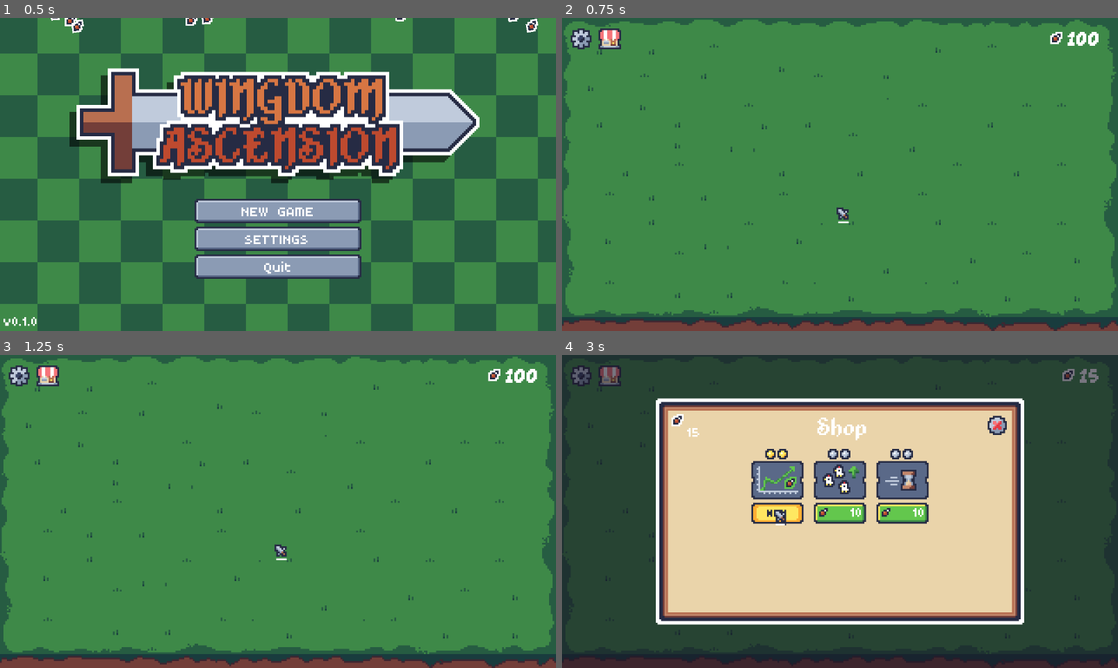
Above: before the commit, frames 1-4 (two rows, left to right).
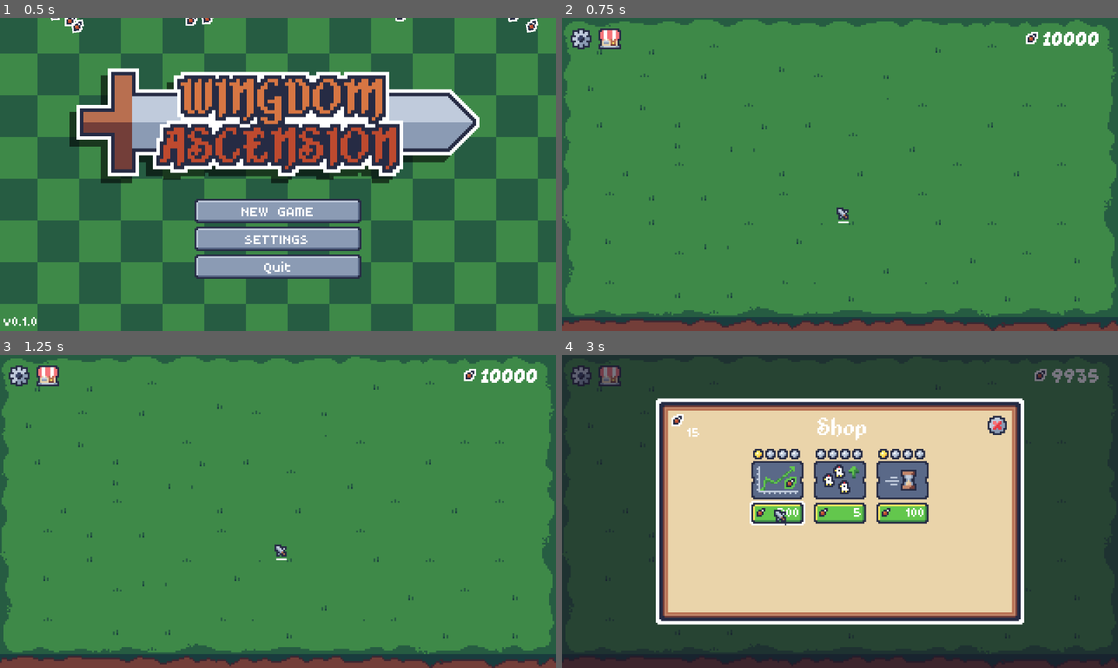
Above: after the commit, the same moments.

Repository: mrbartchak/chicken-incremental-game
Game: Godot game, scene res://ui/menu/main/main_menu.tscn
Same seed, same stepped clock (60 frames per second), same inputs: the game is played once before the commit and once after it. Sound files missing from this copy of the repository are replaced by a short silence.
Inputs (mouse positions are in pixels of both pictures, inside the frame that each line leads up to):
- Up to frame 1 (0.5 s): no input
- Up to frame 2 (0.75 s): click "NEW GAME" at 0.5 s
- Up to frame 3 (1.25 s): no input
- Up to frame 4 (3 s): click (612, 376) at 1.25 s; click "25" at 2 s; click (778, 514) at 2.75 s, where only the run before the commit has a clickable "60"

Frame 1 is identical in both runs. In frame 2, 0.2% of the frame differs, in the area x 83-94%, y 4-9%; in frame 3, 0.2%; in frame 4, 1.3%, in the area x 33-96%, y 4-55%.

Commit message:
4 upgrades per track, 3 tracks, starting to feel fun, lots more to add

Diff:
--- a/core/autoloads/gamestate.gd
+++ b/core/autoloads/gamestate.gd
@@ -6,21 +6,24 @@
 signal spawn_rate_changed(amount: float)
 signal upgrade_purchased()
 
+const BASE_SPAWN_INTERVAL: float = 2.0
+const BASE_MAX_POPULATION: int = 1
+const BASE_WING_VALUE: int = 1
 #=== Wings ===
-var wings: int = 100:
+var wings: int = 10000:
 	set(value):
 		wings = value
 		wings_changed.emit(wings)
 
 var total_wings_collected: int = 0
-var wing_value: int = 1
+var wing_value: int = BASE_WING_VALUE
 #=== Chickens ===
 var chicken_count: int = 0
-var max_population: int = 1:
+var max_population: int = BASE_MAX_POPULATION:
 	set(value):
 		max_population = value
 		max_population_changed.emit(max_population)
-var spawn_rate: float = 2.0:
+var spawn_rate: float = BASE_SPAWN_INTERVAL:
 	set(value):
 		spawn_rate = value
 		spawn_rate_changed.emit(spawn_rate)
--- a/core/game.tscn
+++ b/core/game.tscn
@@ -120,7 +120,7 @@
 script = ExtResource("4_sjcnv")
 entity_scene = ExtResource("5_cjuek")
 entity_container = NodePath("../GameWorld/ChickenContainer")
-spawn_area = Rect2(10, 10, 300, 150)
+spawn_area = Rect2(20, 20, 280, 130)
 spawn_interval = 2.0
 
 [node name="MouseLayer" type="CanvasLayer" parent="."]
--- a/entities/chickens/chicken.tscn
+++ b/entities/chickens/chicken.tscn
@@ -193,7 +193,7 @@
 corner_detail = 6
 
 [sub_resource type="CircleShape2D" id="CircleShape2D_ji1vg"]
-radius = 7.071068
+radius = 8.0
 
 [sub_resource type="Curve" id="Curve_hdls3"]
 _data = [Vector2(0.6506024, 1), 0.0, 0.0, 0, 0, Vector2(1, 0), 0.0, 0.0, 0, 0]
@@ -242,7 +242,7 @@
 process_material = SubResource("ParticleProcessMaterial_cgl0l")
 
 [node name="Sprite" type="AnimatedSprite2D" parent="."]
-position = Vector2(0, -3)
+position = Vector2(-0.5, -3)
 sprite_frames = SubResource("SpriteFrames_hdls3")
 autoplay = "default"
 
--- a/upgrades/max_population/max_population_upgrade_1.tres
+++ b/upgrades/max_population/max_population_upgrade_1.tres
@@ -9,6 +9,6 @@
 id = "max_population_upgrade_1"
 display_name = "Max Population Upgrade 1"
 description = "Increases the max chicken population"
-cost = 10
+cost = 5
 icon = ExtResource("1_vxey6")
 metadata/_custom_type_script = "uid://mk5vj0mdd8oc"
--- a/upgrades/max_population/max_population_upgrade_2.tres
+++ b/upgrades/max_population/max_population_upgrade_2.tres
@@ -9,6 +9,6 @@
 id = "max_population_upgrade_2"
 display_name = "Max Population Upgrade 2"
 description = "Increases the max chicken population"
-cost = 30
+cost = 20
 icon = ExtResource("1_5hjun")
 metadata/_custom_type_script = "uid://mk5vj0mdd8oc"
--- /dev/null
+++ b/upgrades/max_population/max_population_upgrade_3.tres
@@ -0,0 +1,14 @@
+[gd_resource type="Resource" script_class="MaxPopulationUpgrade" load_steps=3 format=3 uid="uid://6uiree0lc5nx"]
+
+[ext_resource type="Texture2D" uid="uid://namfaod84lyr" path="res://upgrades/assets/max_population_upgrade_icon.png" id="1_ubuqi"]
+[ext_resource type="Script" uid="uid://mk5vj0mdd8oc" path="res://upgrades/max_population/max_population_upgrade.gd" id="2_k5cg8"]
+
+[resource]
+script = ExtResource("2_k5cg8")
+population_increase = 3
+id = "max_population_upgrade_3"
+display_name = "Max Population Upgrade 3"
+description = "Increases the max chicken population"
+cost = 200
+icon = ExtResource("1_ubuqi")
+metadata/_custom_type_script = "uid://mk5vj0mdd8oc"
--- /dev/null
+++ b/upgrades/max_population/max_population_upgrade_4.tres
@@ -0,0 +1,14 @@
+[gd_resource type="Resource" script_class="MaxPopulationUpgrade" load_steps=3 format=3 uid="uid://dcxqndmpa5lbr"]
+
+[ext_resource type="Texture2D" uid="uid://namfaod84lyr" path="res://upgrades/assets/max_population_upgrade_icon.png" id="1_1oyhi"]
+[ext_resource type="Script" uid="uid://mk5vj0mdd8oc" path="res://upgrades/max_population/max_population_upgrade.gd" id="2_rmsqg"]
+
+[resource]
+script = ExtResource("2_rmsqg")
+population_increase = 5
+id = "max_population_upgrade_3"
+display_name = "Max Population Upgrade 3"
+description = "Increases the max chicken population"
+cost = 800
+icon = ExtResource("1_1oyhi")
+metadata/_custom_type_script = "uid://mk5vj0mdd8oc"
--- a/upgrades/max_population/max_population_upgrade_track.tres
+++ b/upgrades/max_population/max_population_upgrade_track.tres
@@ -1,13 +1,15 @@
-[gd_resource type="Resource" script_class="UpgradeTrack" load_steps=5 format=3 uid="uid://b8timi4en15a4"]
+[gd_resource type="Resource" script_class="UpgradeTrack" load_steps=7 format=3 uid="uid://b8timi4en15a4"]
 
 [ext_resource type="Script" uid="uid://qfkdktxtx8hw" path="res://upgrades/upgrade_track.gd" id="1_kls51"]
 [ext_resource type="Script" uid="uid://dakr2yr8ekswl" path="res://upgrades/upgrade.gd" id="2_vof0p"]
 [ext_resource type="Resource" uid="uid://bjagihm6psd82" path="res://upgrades/max_population/max_population_upgrade_1.tres" id="3_5cd7d"]
 [ext_resource type="Resource" uid="uid://cn2qt1qkf28y8" path="res://upgrades/max_population/max_population_upgrade_2.tres" id="4_j721o"]
+[ext_resource type="Resource" uid="uid://6uiree0lc5nx" path="res://upgrades/max_population/max_population_upgrade_3.tres" id="5_3h21x"]
+[ext_resource type="Resource" uid="uid://dcxqndmpa5lbr" path="res://upgrades/max_population/max_population_upgrade_4.tres" id="6_g45ul"]
 
 [resource]
 script = ExtResource("1_kls51")
 id = "max_population_upgrade_track"
 display_name = "Max Population Upgrades"
-upgrades = Array[ExtResource("2_vof0p")]([ExtResource("3_5cd7d"), ExtResource("4_j721o")])
+upgrades = Array[ExtResource("2_vof0p")]([ExtResource("3_5cd7d"), ExtResource("4_j721o"), ExtResource("5_3h21x"), ExtResource("6_g45ul")])
 metadata/_custom_type_script = "uid://qfkdktxtx8hw"
--- a/upgrades/spawn_rate/spawn_rate_upgrade_1.tres
+++ b/upgrades/spawn_rate/spawn_rate_upgrade_1.tres
@@ -9,6 +9,6 @@
 id = "spawn_rate_upgrade_1"
 display_name = "Spawn Rate Upgrade 1"
 description = "Increases the rate at which chickens spawn"
-cost = 10
+cost = 25
 icon = ExtResource("1_muxfu")
 metadata/_custom_type_script = "uid://b0vh5w24c5cwr"
--- a/upgrades/spawn_rate/spawn_rate_upgrade_2.tres
+++ b/upgrades/spawn_rate/spawn_rate_upgrade_2.tres
@@ -9,6 +9,6 @@
 id = "spawn_rate_upgrade_2"
 display_name = "Spawn Rate Upgrade 2"
 description = "Increases the rate at which chickens spawn"
-cost = 20
+cost = 100
 icon = ExtResource("1_fc0qr")
 metadata/_custom_type_script = "uid://b0vh5w24c5cwr"
--- /dev/null
+++ b/upgrades/spawn_rate/spawn_rate_upgrade_3.tres
@@ -0,0 +1,14 @@
+[gd_resource type="Resource" script_class="SpawnRateUpgrade" load_steps=3 format=3 uid="uid://cu0i3b21l68p0"]
+
+[ext_resource type="Texture2D" uid="uid://bac1tj0f4xyu3" path="res://upgrades/assets/spawn_rate_upgrade_icon.png" id="1_cd3s5"]
+[ext_resource type="Script" uid="uid://b0vh5w24c5cwr" path="res://upgrades/spawn_rate/spawn_rate_upgrade.gd" id="2_4bw8i"]
+
+[resource]
+script = ExtResource("2_4bw8i")
+spawn_interval_decrease = 0.5
+id = "spawn_rate_upgrade_3"
+display_name = "Spawn Rate Upgrade 3"
+description = "Increases the rate at which chickens spawn"
+cost = 400
+icon = ExtResource("1_cd3s5")
+metadata/_custom_type_script = "uid://b0vh5w24c5cwr"
--- /dev/null
+++ b/upgrades/spawn_rate/spawn_rate_upgrade_4.tres
@@ -0,0 +1,14 @@
+[gd_resource type="Resource" script_class="SpawnRateUpgrade" load_steps=3 format=3 uid="uid://b0lmufty1oebs"]
+
+[ext_resource type="Texture2D" uid="uid://bac1tj0f4xyu3" path="res://upgrades/assets/spawn_rate_upgrade_icon.png" id="1_kfsyn"]
+[ext_resource type="Script" uid="uid://b0vh5w24c5cwr" path="res://upgrades/spawn_rate/spawn_rate_upgrade.gd" id="2_1qdj1"]
+
+[resource]
+script = ExtResource("2_1qdj1")
+spawn_interval_decrease = 0.5
+id = "spawn_rate_upgrade_4"
+display_name = "Spawn Rate Upgrade 4"
+description = "Increases the rate at which chickens spawn"
+cost = 1500
+icon = ExtResource("1_kfsyn")
+metadata/_custom_type_script = "uid://b0vh5w24c5cwr"
--- a/upgrades/spawn_rate/spawn_rate_upgrade_track.tres
+++ b/upgrades/spawn_rate/spawn_rate_upgrade_track.tres
@@ -1,13 +1,15 @@
-[gd_resource type="Resource" script_class="UpgradeTrack" load_steps=5 format=3 uid="uid://dl2pd185sd018"]
+[gd_resource type="Resource" script_class="UpgradeTrack" load_steps=7 format=3 uid="uid://dl2pd185sd018"]
 
 [ext_resource type="Script" uid="uid://qfkdktxtx8hw" path="res://upgrades/upgrade_track.gd" id="1_merpj"]
 [ext_resource type="Script" uid="uid://dakr2yr8ekswl" path="res://upgrades/upgrade.gd" id="2_4q18w"]
 [ext_resource type="Resource" uid="uid://bs3fslm87fsmf" path="res://upgrades/spawn_rate/spawn_rate_upgrade_1.tres" id="3_lukh7"]
 [ext_resource type="Resource" uid="uid://cwdv7dhs0u0cg" path="res://upgrades/spawn_rate/spawn_rate_upgrade_2.tres" id="4_8omox"]
+[ext_resource type="Resource" uid="uid://cu0i3b21l68p0" path="res://upgrades/spawn_rate/spawn_rate_upgrade_3.tres" id="5_fva30"]
+[ext_resource type="Resource" uid="uid://b0lmufty1oebs" path="res://upgrades/spawn_rate/spawn_rate_upgrade_4.tres" id="6_5l6q8"]
 
 [resource]
 script = ExtResource("1_merpj")
 id = "spawn_rate_upgrade_track"
 display_name = "Spawn Rate Upgrade Track"
-upgrades = Array[ExtResource("2_4q18w")]([ExtResource("3_lukh7"), ExtResource("4_8omox")])
+upgrades = Array[ExtResource("2_4q18w")]([ExtResource("3_lukh7"), ExtResource("4_8omox"), ExtResource("5_fva30"), ExtResource("6_5l6q8")])
 metadata/_custom_type_script = "uid://qfkdktxtx8hw"
--- a/upgrades/upgrade_track_ui.tscn
+++ b/upgrades/upgrade_track_ui.tscn
@@ -40,12 +40,10 @@
 texture = ExtResource("2_dyvvi")
 
 [node name="Tier3" type="TextureRect" parent="UpgradeTiers"]
-visible = false
 layout_mode = 2
 texture = ExtResource("2_dyvvi")
 
 [node name="Tier4" type="TextureRect" parent="UpgradeTiers"]
-visible = false
 layout_mode = 2
 texture = ExtResource("2_dyvvi")
 
--- a/upgrades/wing_value/wing_value_upgrade_1.tres
+++ b/upgrades/wing_value/wing_value_upgrade_1.tres
@@ -8,6 +8,6 @@
 value_increase = 1
 id = "wing_value_upgrade_1"
 description = "Adds +1 wing value for every wing"
-cost = 25
+cost = 40
 icon = ExtResource("1_4ybu2")
 metadata/_custom_type_script = "uid://cnuwmnmx87qjw"
--- a/upgrades/wing_value/wing_value_upgrade_2.tres
+++ b/upgrades/wing_value/wing_value_upgrade_2.tres
@@ -8,6 +8,6 @@
 value_increase = 2
 id = "wing_value_upgrade_2"
 description = "Adds +2 wing value for every wing"
-cost = 60
+cost = 200
 icon = ExtResource("1_vn4m6")
 metadata/_custom_type_script = "uid://cnuwmnmx87qjw"
--- /dev/null
+++ b/upgrades/wing_value/wing_value_upgrade_3.tres
@@ -0,0 +1,13 @@
+[gd_resource type="Resource" script_class="WingValueUpgrade" load_steps=3 format=3 uid="uid://c8q3fb1rgl333"]
+
+[ext_resource type="Texture2D" uid="uid://df1g6w2t6nea" path="res://upgrades/assets/wing_price_upgrade_icon.png" id="1_pm2cx"]
+[ext_resource type="Script" uid="uid://cnuwmnmx87qjw" path="res://upgrades/wing_value/wing_value_upgrade.gd" id="2_bpb74"]
+
+[resource]
+script = ExtResource("2_bpb74")
+value_increase = 4
+id = "wing_value_upgrade_3"
+description = "Adds +4 wing value for every wing"
+cost = 800
+icon = ExtResource("1_pm2cx")
+metadata/_custom_type_script = "uid://cnuwmnmx87qjw"
--- /dev/null
+++ b/upgrades/wing_value/wing_value_upgrade_4.tres
@@ -0,0 +1,13 @@
+[gd_resource type="Resource" script_class="WingValueUpgrade" load_steps=3 format=3 uid="uid://7nfrk1drqd2l"]
+
+[ext_resource type="Texture2D" uid="uid://df1g6w2t6nea" path="res://upgrades/assets/wing_price_upgrade_icon.png" id="1_xxpo6"]
+[ext_resource type="Script" uid="uid://cnuwmnmx87qjw" path="res://upgrades/wing_value/wing_value_upgrade.gd" id="2_ys5hy"]
+
+[resource]
+script = ExtResource("2_ys5hy")
+value_increase = 8
+id = "wing_value_upgrade_4"
+description = "Adds +8 wing value for every wing"
+cost = 3000
+icon = ExtResource("1_xxpo6")
+metadata/_custom_type_script = "uid://cnuwmnmx87qjw"
--- a/upgrades/wing_value/wing_value_upgrade_track.tres
+++ b/upgrades/wing_value/wing_value_upgrade_track.tres
@@ -1,13 +1,15 @@
-[gd_resource type="Resource" script_class="UpgradeTrack" load_steps=5 format=3 uid="uid://fkhry764wp8f"]
+[gd_resource type="Resource" script_class="UpgradeTrack" load_steps=7 format=3 uid="uid://fkhry764wp8f"]
 
 [ext_resource type="Script" uid="uid://qfkdktxtx8hw" path="res://upgrades/upgrade_track.gd" id="1_ul6sg"]
 [ext_resource type="Script" uid="uid://dakr2yr8ekswl" path="res://upgrades/upgrade.gd" id="2_tp2an"]
 [ext_resource type="Resource" uid="uid://bwbohps0aru7v" path="res://upgrades/wing_value/wing_value_upgrade_1.tres" id="3_mu6qo"]
 [ext_resource type="Resource" uid="uid://msh5nres21tp" path="res://upgrades/wing_value/wing_value_upgrade_2.tres" id="4_rec4j"]
+[ext_resource type="Resource" uid="uid://c8q3fb1rgl333" path="res://upgrades/wing_value/wing_value_upgrade_3.tres" id="5_lvwj4"]
+[ext_resource type="Resource" uid="uid://7nfrk1drqd2l" path="res://upgrades/wing_value/wing_value_upgrade_4.tres" id="6_deeaa"]
 
 [resource]
 script = ExtResource("1_ul6sg")
 id = "wing_value_upgrade_track"
 display_name = "Wing Value"
-upgrades = Array[ExtResource("2_tp2an")]([ExtResource("3_mu6qo"), ExtResource("4_rec4j")])
+upgrades = Array[ExtResource("2_tp2an")]([ExtResource("3_mu6qo"), ExtResource("4_rec4j"), ExtResource("5_lvwj4"), ExtResource("6_deeaa")])
 metadata/_custom_type_script = "uid://qfkdktxtx8hw"
